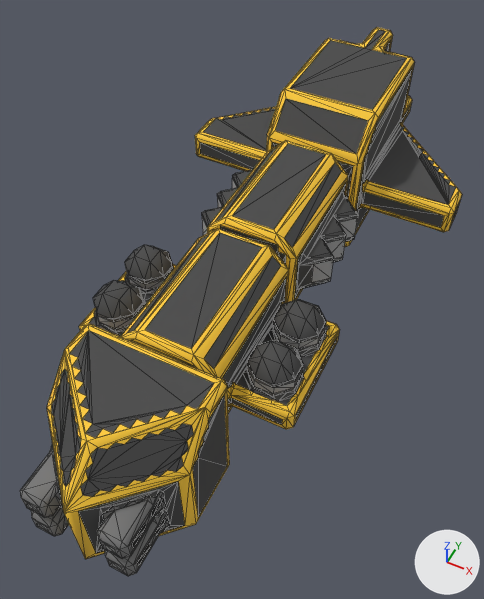
The OBJ model src/jsMain/resources/meshes/mechyrdia-3-karolina-class.obj: old version first, new version second.
One viewpoint serves both versions: a 50 mm camera at (23.4, -53.6, 64.7) aimed at (-0.4, -5.8, 5.0). Arrows for +X, +Y and +Z are at lower right; the lights stay in place. Mesh edges are drawn as thin lines. Where no turn or scale is listed for an object, it has been applied to the vertices.

The first picture shows 'mechyrdia-3-karolina-class'.
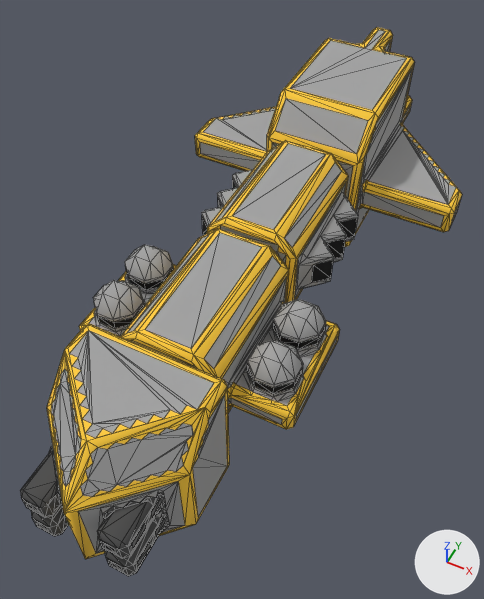
The newer file is also turned or shifted as a whole; pictures and numbers use the older file's frame.

Location of each change, [x1, y1, x2, y2] in pixels of the pictures (484 x 599 px; the box of a moved part takes in the faces that stretch with it):
part 1 of me_mechyrdia_3_karolina_class, moved or reshaped
    before: [53, 332, 277, 473]
    after: [55, 293, 194, 495]
part 2 of me_mechyrdia_3_karolina_class, moved or reshaped (not visible afterwards)
    before: [339, 114, 378, 233]
part 3 of me_mechyrdia_3_karolina_class, surface changed
    both: [20, 30, 456, 576]

What the commit changed:
me_mechyrdia_3_karolina_class is used by ob_mechyrdia_3_karolina_class; location (0.0, 0.0, 0.0).
me_mechyrdia_3_karolina_class had 1921 vertices, 3503 faces and spanned x -18.5..18.5, y -39.0..39.0, z 0.0..19.0.
me_mechyrdia_3_karolina_class now has 1915 vertices, 3500 faces and spans x -18.5..18.5, y -39.0..39.0, z 0.0..19.0.
me_mechyrdia_3_karolina_class part 1: 2 vertices moved from x -4.5..3.7, y -35.5..-34.5, z 7.5..7.7 to x -4.0..4.0, y -35.3..-35.0, z 7.5..7.7; 9 vertices removed from x -5.0..7.5, y -37.5..-13.5, z 2.0..14.5; 9 vertices added at x -11.0..7.0, y -36.5..-16.0, z 3.7..16.2.
me_mechyrdia_3_karolina_class part 2: 8 vertices removed from x -8.0..17.0, y 4.0..21.0, z 7.5..16.0; 4 vertices added at x 7.0..10.5, y 0.5..27.5, z 7.5..12.0.
me_mechyrdia_3_karolina_class part 3: 1831 kept faces spanning x -17.5..17.7, y -39.0..38.0, z 0.0..19.0 get new texture (UV) coordinates.
